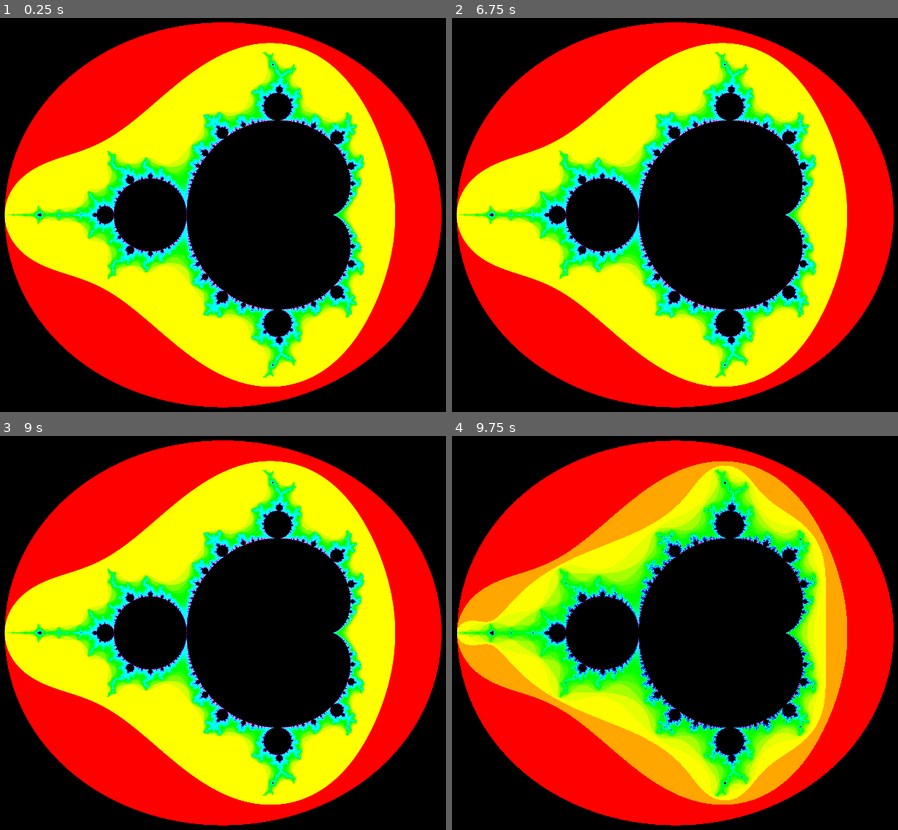
Above: before the commit, frames 1-4 (two rows, left to right).
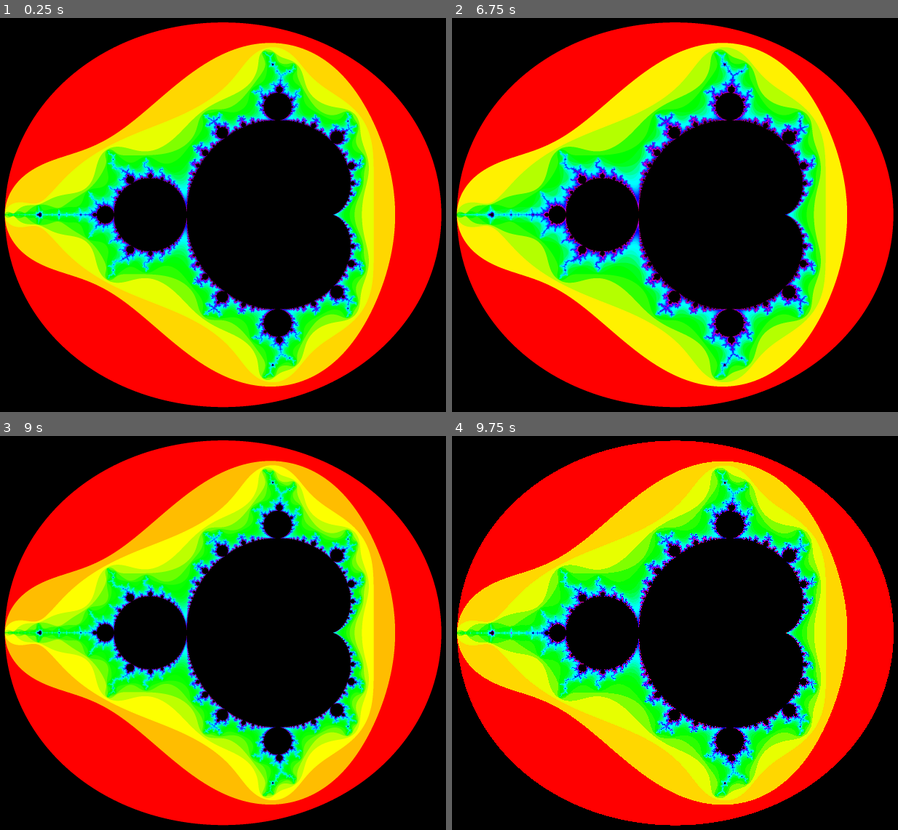
Above: after the commit, the same moments.

Repository: timeeeee/fractal-visualizer
Game: Godot game, scene res://node_2d.tscn
Two runs of this game, one before a commit and one after it. Both use one fixed random seed, a clock stepped at 60 frames per second and the inputs below. The engine's default icon, where the game draws it, is replaced by a stand-in: a white triangle on a blue panel in a dark square.
Inputs (mouse positions are in pixels of both pictures, inside the frame that each line leads up to):
- Up to frame 1 (0.25 s): no input
- Up to frame 2 (6.75 s): tap Enter at 0.5, 2, 3.5 s; move the mouse to (768, 191) at 0.52 s; hold - (decrease_iterations, bound only after the commit) 0.53-1.28 s; click (768, 191) at 0.67 s; tap = (increase_iterations, bound only after the commit) at 0.8, 1.35, 2.3 s; tap Space (toggle_supersample) at 1.25, 4.25, 5.85 s; move the mouse to (523, 238) at 1.27 s; click (523, 238) at 1.42 s; tap - (decrease_iterations, bound only after the commit) at 1.55, 2.85, 4.35, 6.05 s; move the mouse to (697, 120) at 2.02 s; hold Space (toggle_supersample) 2.03-2.78 s; click (697, 120) at 2.17 s; move the mouse to (608, 301) at 2.77 s; click (608, 301) at 2.92 s; move the mouse to (813, 281) at 3.52 s; hold = (increase_iterations, bound only after the commit) 3.53-4.28 s; click (813, 281) at 3.67 s; move the mouse to (465, 148) at 4.27 s; click (465, 148) at 4.42 s; move the mouse to (666, 215) at 5.02 s; hold = (increase_iterations, bound only after the commit) 5.03-5.78 s; click (666, 215) at 5.17 s; move the mouse to (550, 104) at 5.77 s; click (550, 104) at 5.92 s; move the mouse to (768, 191) at 6.52 s; hold - (decrease_iterations, bound only after the commit) from 6.53 s (still down); click (768, 191) at 6.67 s
- Up to frame 3 (9 s): tap = (increase_iterations, bound only after the commit) at 6.8, 7.35, 8.3, 8.85 s; move the mouse to (71, 656) at 7.27 s; release - (decrease_iterations, bound only after the commit) at 7.28 s; click (71, 656) at 7.42 s; tap - (decrease_iterations, bound only after the commit) at 7.55 s; move the mouse to (245, 538) at 8.02 s; hold - (decrease_iterations, bound only after the commit) 8.03-8.78 s; click (245, 538) at 8.17 s; move the mouse to (156, 719) at 8.77 s; click (156, 719) at 8.92 s
- Up to frame 4 (9.75 s): tap - (decrease_iterations, bound only after the commit) at 9.05 s; move the mouse to (813, 699) at 9.52 s; hold Space (toggle_supersample) from 9.53 s (still down); click (813, 699) at 9.67 s

The runs differ from the first frame. In frame 1, 27% of the frame differs, in the area x 0-100%, y 1-99%; in frame 2, 23%; in frame 3, 25%; in frame 4, 26%.

Commit message:
fix supersample bug. add controls for iteration count

Diff:
--- a/fractal.gdshader
+++ b/fractal.gdshader
@@ -5,8 +5,9 @@
 uniform float ymin = -2;
 uniform float ymax = 2;
 uniform bool supersample = true;
+uniform int max_iterations = 256;
 
-const int MAX_ITERATIONS = 1000;
+// const int MAX_ITERATIONS = 1000;
 
 float random (vec2 st) {
     return fract(sin(dot(
@@ -57,14 +58,14 @@
 // repeat z = z * z + c until beyond 2,2
 int iteration_count(complex c) {
 	complex z = c;
-	for (int i = 0; i < MAX_ITERATIONS; i++) {
+	for (int i = 0; i < max_iterations; i++) {
 		z = cadd(cpow(z, 2), c);
 		if (cabs_squared(z) > 4.0) {
 			return i;
 		}
 	}
 
-	return MAX_ITERATIONS;
+	return max_iterations;
 }
 
 
@@ -82,12 +83,12 @@
 
 vec3 color_at_point(vec2 point) {
 	int count = iteration_count(complex(point.x, point.y));
-	if (count == MAX_ITERATIONS) {
+	if (count == max_iterations) {
 		return vec3(0.0);
 	}
 
 	float mix_min = log(1);
-	float mix_max = log(float(MAX_ITERATIONS));
+	float mix_max = log(float(max_iterations));
 	float mix_value = (log(float(count)) - mix_min) / (mix_max - mix_min);
 
 	return hsb2rgb(vec3(mix_value, 1.0, 1.0));
@@ -96,19 +97,19 @@
 void fragment() {
 	float x = mix(xmin, xmax, UV.x);
 	float y = mix(ymin, ymax, UV.y);
-	int samples = 4;
+	int samples = 3;
 	if (supersample) {
 		vec3 color_here = vec3(0.0);
 		for (int x_offset = 0; x_offset < samples; x_offset++) {
 			float dx = float(x_offset) * SCREEN_PIXEL_SIZE.x * (xmax - xmin) / float(samples);
-			for (int y_offset = 0; y_offset < 2; y_offset++) {
+			for (int y_offset = 0; y_offset < samples; y_offset++) {
 				float dy = float(y_offset) * SCREEN_PIXEL_SIZE.y * (ymax - ymin) / float(samples);
 				vec2 point = vec2(x + dx, y + dy);
 				color_here += color_at_point(point);
 			}
 		}
 
-		COLOR = vec4(color_here / float(samples), 1.0);
+		COLOR = vec4(color_here / pow(float(samples), 2.0), 1.0);
 	} else {
 		COLOR = vec4(color_at_point(vec2(x, y)), 1.0);
 	}
--- a/node_2d.tscn
+++ b/node_2d.tscn
@@ -11,6 +11,7 @@
 shader_parameter/ymin = -2.0
 shader_parameter/ymax = 2.0
 shader_parameter/supersample = true
+shader_parameter/max_iterations = 200
 
 [node name="FractalVisualizer" type="Node2D"]
 
--- a/project.godot
+++ b/project.godot
@@ -28,3 +28,14 @@
 "events": [Object(InputEventKey,"resource_local_to_scene":false,"resource_name":"","device":-1,"window_id":0,"alt_pressed":false,"shift_pressed":false,"ctrl_pressed":false,"meta_pressed":false,"pressed":false,"keycode":0,"physical_keycode":32,"key_label":0,"unicode":32,"echo":false,"script":null)
 ]
 }
+increase_iterations={
+"deadzone": 0.5,
+"events": [Object(InputEventKey,"resource_local_to_scene":false,"resource_name":"","device":-1,"window_id":0,"alt_pressed":false,"shift_pressed":true,"ctrl_pressed":false,"meta_pressed":false,"pressed":false,"keycode":0,"physical_keycode":61,"key_label":0,"unicode":43,"echo":false,"script":null)
+, Object(InputEventKey,"resource_local_to_scene":false,"resource_name":"","device":-1,"window_id":0,"alt_pressed":false,"shift_pressed":false,"ctrl_pressed":false,"meta_pressed":false,"pressed":false,"keycode":0,"physical_keycode":61,"key_label":0,"unicode":61,"echo":false,"script":null)
+]
+}
+decrease_iterations={
+"deadzone": 0.5,
+"events": [Object(InputEventKey,"resource_local_to_scene":false,"resource_name":"","device":-1,"window_id":0,"alt_pressed":false,"shift_pressed":false,"ctrl_pressed":false,"meta_pressed":false,"pressed":false,"keycode":0,"physical_keycode":45,"key_label":0,"unicode":45,"echo":false,"script":null)
+]
+}
--- a/zoom.gd
+++ b/zoom.gd
@@ -4,6 +4,7 @@
 var start_window = window
 var zoom_delta = 1.2
 var supersample: bool = true
+var max_iterations: int = 256
 
 var screen_size: Vector2
 
@@ -11,6 +12,7 @@
 func _ready():
 	set_shader_window()
 	material.set_shader_parameter("supersample", supersample)
+	material.set_shader_parameter("max_iterations", max_iterations)
 	screen_size = get_viewport().size
 
 
@@ -64,6 +66,17 @@
 			supersample = not supersample
 			material.set_shader_parameter("supersample", supersample)
 
+		if event.is_action_pressed("increase_iterations"):
+			max_iterations *= 2
+			material.set_shader_parameter("max_iterations", max_iterations)
+			print("max_iterations increased to ", max_iterations)
+
+		if event.is_action_pressed("decrease_iterations"):
+			max_iterations /= 2
+			material.set_shader_parameter("max_iterations", max_iterations)
+			print("max_iterations decreased to ", max_iterations)
+
+
 # Called every frame. 'delta' is the elapsed time since the previous frame.
 func _process(delta):
 	pass
